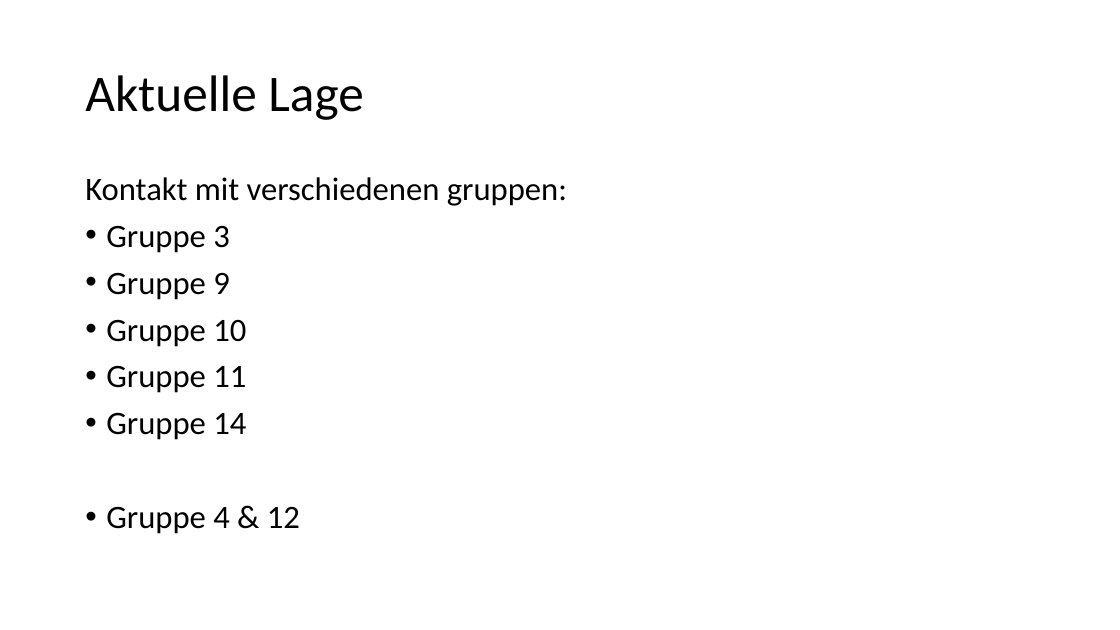
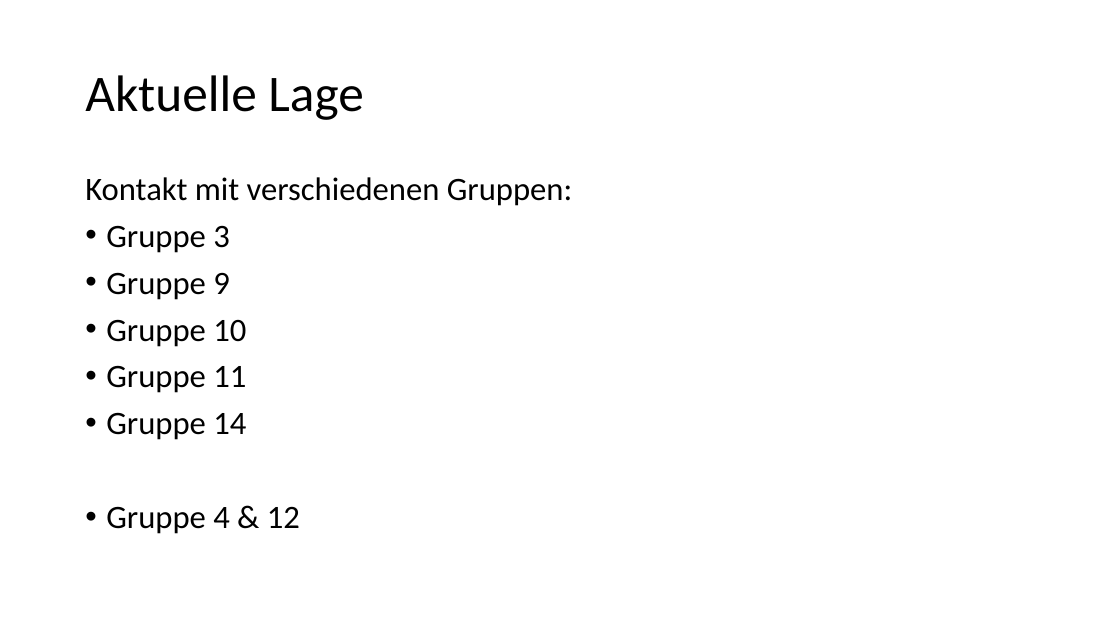
Before and after one commit to cn-uofbasel/BACnet, a slide deck: slide 5 of groups/07-logStore/Presentations/Zwischenstand16.04.2020.pptx. Drawn at 1120x630 pixels with LibreOffice and Linux fonts; fonts in the diff are those of the drawing. Boxes give left, top, right and bottom in pixels: in the first picture for what was removed or moved away, otherwise in the second. Text is boxed around its words. In the diff, an @@ line names an element or a change of style, - is before the commit and + after.

Commit message:
Small typo fix

```diff
--- a/groups/07-logStore/Presentations/Zwischenstand16.04.2020.pptx
+++ b/groups/07-logStore/Presentations/Zwischenstand16.04.2020.pptx
@@ text at [85, 177, 572, 206]: text changed @@
-Kontakt mit verschiedenen gruppen:
+Kontakt mit verschiedenen Gruppen:
```
